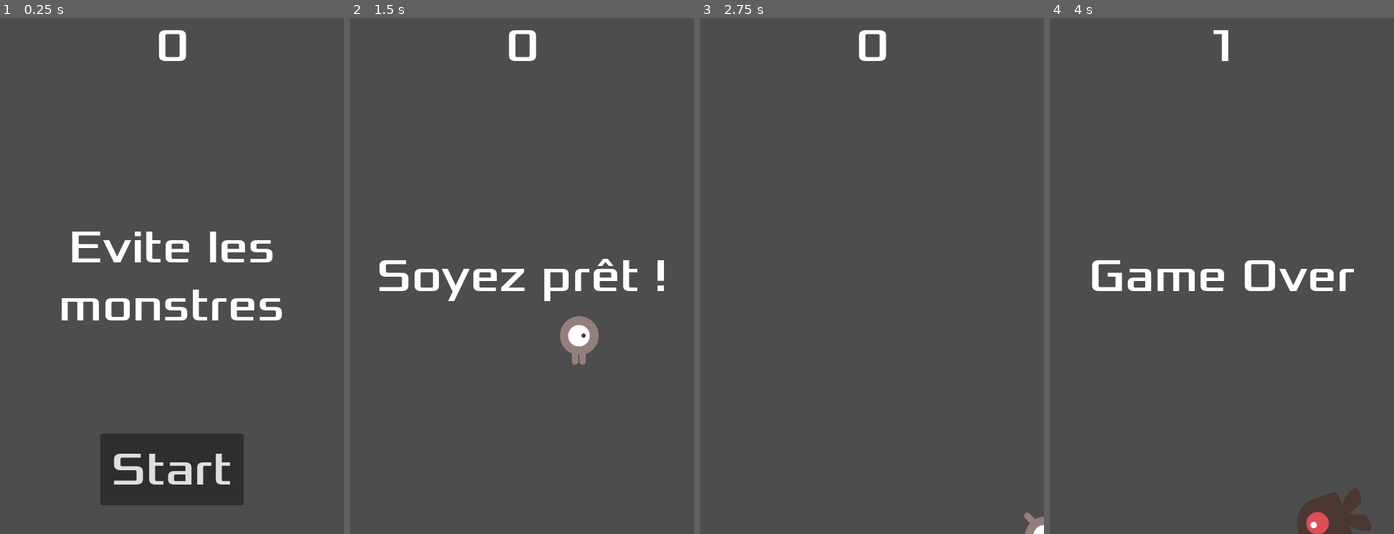
Above: before the commit, frames 1-4 (left to right).
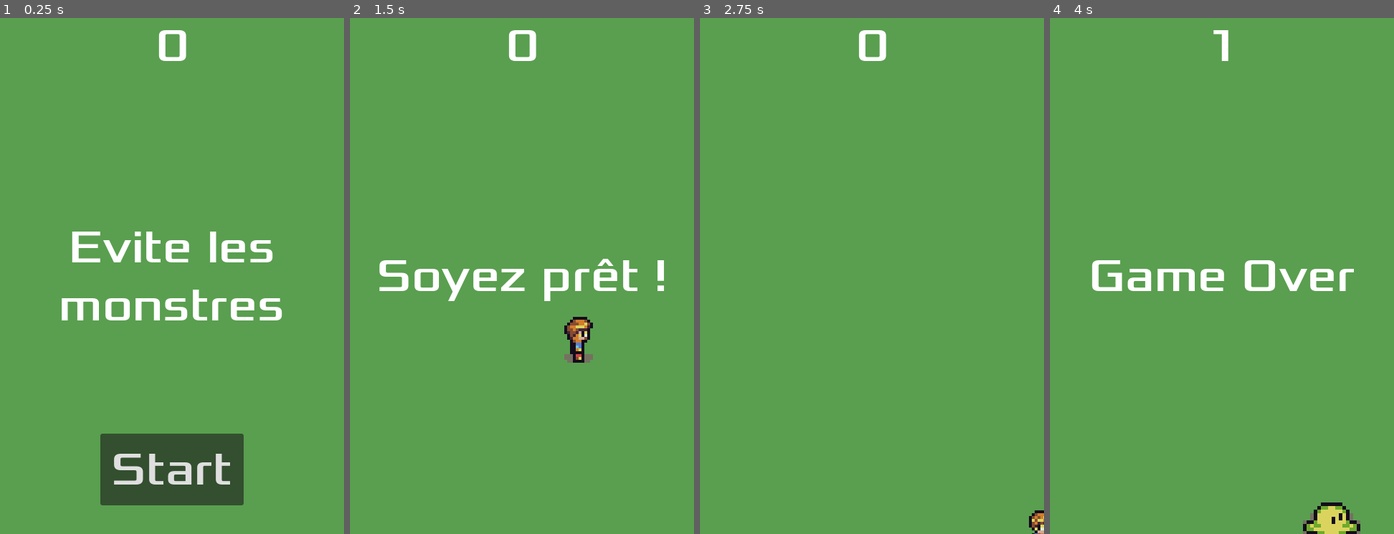
Above: after the commit, the same moments.

Repository: Manon-lps/testJeu
Game: Godot game, scene res://main.tscn
Two runs of this game, one before a commit and one after it. Both use one fixed random seed, a clock stepped at 60 frames per second and the inputs below.
Inputs:
- Up to frame 1 (0.25 s): no input
- Up to frame 2 (1.5 s): click "Start" at 0.5 s; tap Enter at 1.25 s; hold D (move_right) from 1.28 s (still down)
- Up to frame 3 (2.75 s): release D (move_right) at 2.03 s; hold S (move_down) from 2.03 s (still down)
- Up to frame 4 (4 s): release S (move_down) at 2.78 s; hold D (move_right) 2.78-3.53 s; hold Z (move_up) from 3.53 s (still down)

The runs differ from the first frame. In frame 1, 96% of the frame differs, in the area x 0-100%, y 0-100%; in frame 2, 98%; in frame 3, 100%; in frame 4, 98%.

Commit message:
Ajout de nouveaux sprites

Diff:
--- a/project/main.gd
+++ b/project/main.gd
@@ -46,9 +46,10 @@
 	# Set the mob's position to a random location.
 	mob.position = mob_spawn_location.position
 
+
 	# Add some randomness to the direction.
 	direction += randf_range(-PI / 4, PI / 4)
-	mob.rotation = direction
+	#mob.rotation = direction
 
 	# Choose the velocity for the mob.
 	var velocity = Vector2(randf_range(150.0, 250.0), 0.0)
--- a/project/main.tscn
+++ b/project/main.tscn
@@ -14,6 +14,14 @@
 [node name="Main" type="Node"]
 script = ExtResource("1_8l7ms")
 mob_scene = ExtResource("2_7715q")
+
+[node name="ColorRect" type="ColorRect" parent="."]
+anchors_preset = 15
+anchor_right = 1.0
+anchor_bottom = 1.0
+grow_horizontal = 2
+grow_vertical = 2
+color = Color(0.350308, 0.622642, 0.309523, 1)
 
 [node name="Player" parent="." instance=ExtResource("3_6dybk")]
 
--- a/project/mob.gd
+++ b/project/mob.gd
@@ -3,6 +3,7 @@
 
 # Called when the node enters the scene tree for the first time.
 func _ready() -> void:
+	var velocity = Vector2.ZERO
 	var mob_types = $AnimatedSprite2D.sprite_frames.get_animation_names()
 	$AnimatedSprite2D.play(mob_types[randi() % mob_types.size()])
 
--- a/project/mob.tscn
+++ b/project/mob.tscn
@@ -45,8 +45,8 @@
 }]
 
 [sub_resource type="CapsuleShape2D" id="CapsuleShape2D_qnnp6"]
-radius = 48.0
-height = 96.0
+radius = 34.0
+height = 70.0
 
 [node name="Mob" type="RigidBody2D"]
 position = Vector2(4, 4)
@@ -56,9 +56,10 @@
 metadata/_edit_group_ = true
 
 [node name="AnimatedSprite2D" type="AnimatedSprite2D" parent="."]
-scale = Vector2(0.75, 0.75)
+texture_filter = 1
+scale = Vector2(5, 5)
 sprite_frames = SubResource("SpriteFrames_8csl4")
-animation = &"fly"
+animation = &"walk"
 
 [node name="CollisionShape2D" type="CollisionShape2D" parent="."]
 rotation = 1.5708
--- a/project/player.gd
+++ b/project/player.gd
@@ -42,7 +42,7 @@
 		$AnimatedSprite2D.flip_h = velocity.x < 0
 	elif velocity.y != 0:
 		$AnimatedSprite2D.animation = "up"
-		$AnimatedSprite2D.flip_v = velocity.y > 0
+		#$AnimatedSprite2D.flip_v = velocity.y > 0
 
 
 func _on_body_entered(body: Node2D) -> void:
--- a/project/player.tscn
+++ b/project/player.tscn
@@ -21,10 +21,10 @@
 }, {
 "frames": [{
 "duration": 1.0,
-"texture": ExtResource("1_skh5w")
+"texture": ExtResource("2_4ela6")
 }, {
 "duration": 1.0,
-"texture": ExtResource("2_4ela6")
+"texture": ExtResource("1_skh5w")
 }],
 "loop": true,
 "name": &"walk",
@@ -36,13 +36,16 @@
 height = 70.0
 
 [node name="Player" type="Area2D"]
+position = Vector2(-7, -8)
 script = ExtResource("1_1msj6")
 metadata/_edit_group_ = true
 
 [node name="AnimatedSprite2D" type="AnimatedSprite2D" parent="."]
-scale = Vector2(0.5, 0.5)
+texture_filter = 1
+position = Vector2(-1, -1)
+scale = Vector2(4, 4)
 sprite_frames = SubResource("SpriteFrames_sk2ya")
-animation = &"walk"
+animation = &"up"
 
 [node name="CollisionShape2D" type="CollisionShape2D" parent="."]
 shape = SubResource("CapsuleShape2D_bghum")
Binary file changed: project/art/enemyFlyingAlt_1.png
Binary file changed: project/art/enemyFlyingAlt_2.png
Binary file changed: project/art/enemySwimming_1.png
Binary file changed: project/art/enemySwimming_2.png
Binary file changed: project/art/enemyWalking_1.png
Binary file changed: project/art/enemyWalking_2.png
Binary file changed: project/art/playerGrey_up1.png
Binary file changed: project/art/playerGrey_up2.png
Binary file changed: project/art/playerGrey_walk1.png
Binary file changed: project/art/playerGrey_walk2.png
